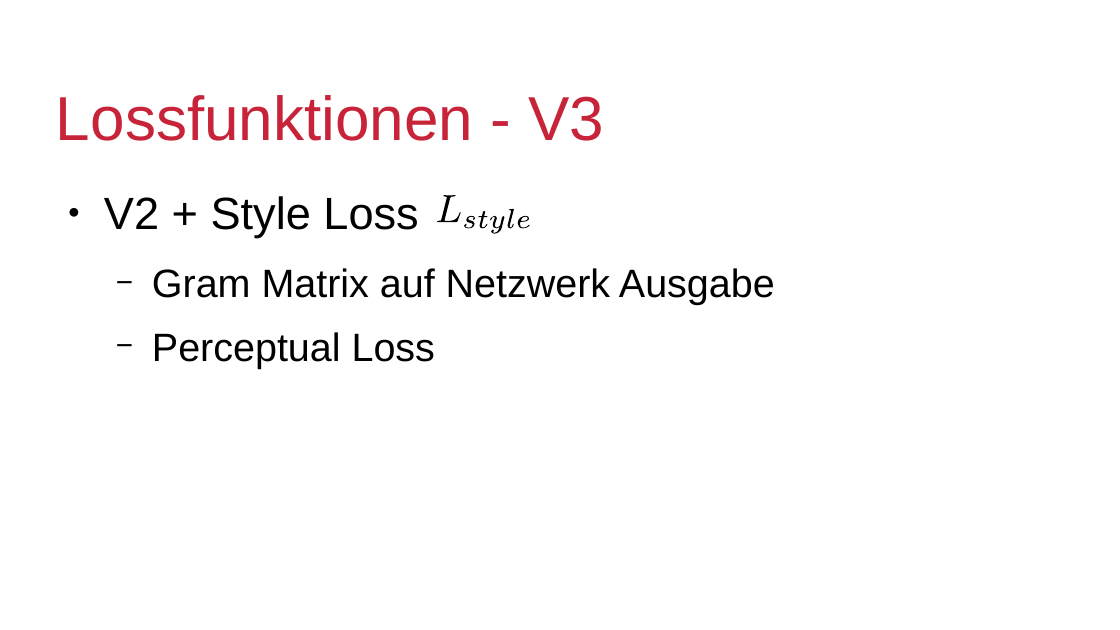
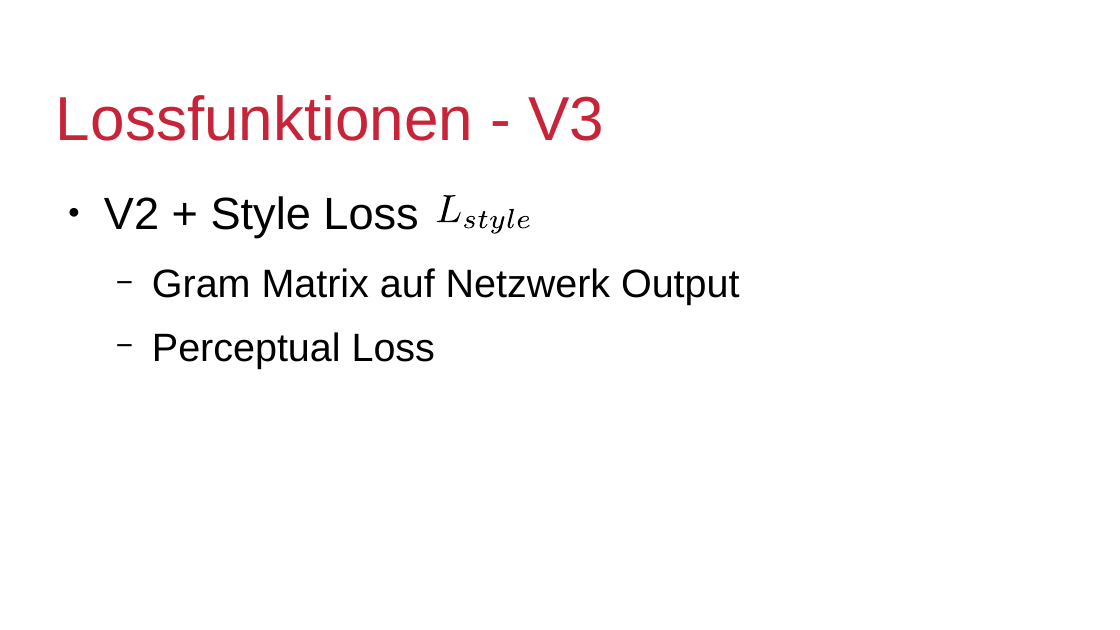
Before and after one commit to b4shy/FacialInpainting, a slide deck: slide 9 of org/Presentation/final/new_pres.odp. Drawn at 1120x630 pixels with LibreOffice and Linux fonts; fonts in the diff are those of the drawing; background and template pictures are left out. Boxes give left, top, right and bottom in pixels: in the first picture for what was removed or moved away, otherwise in the second. Text is boxed around its words. In the diff, an @@ line names an element or a change of style, - is before the commit and + after.

Commit message:
Small Presentation change and one line in run

```diff
--- a/org/Presentation/final/new_pres.odp
+++ b/org/Presentation/final/new_pres.odp
@@ text at [152,268,739,305]: text changed @@
-  − Gram Matrix auf Netzwerk Ausgabe
+  − Gram Matrix auf Netzwerk Output
```
Also in this commit, not shown: 2 other files.
